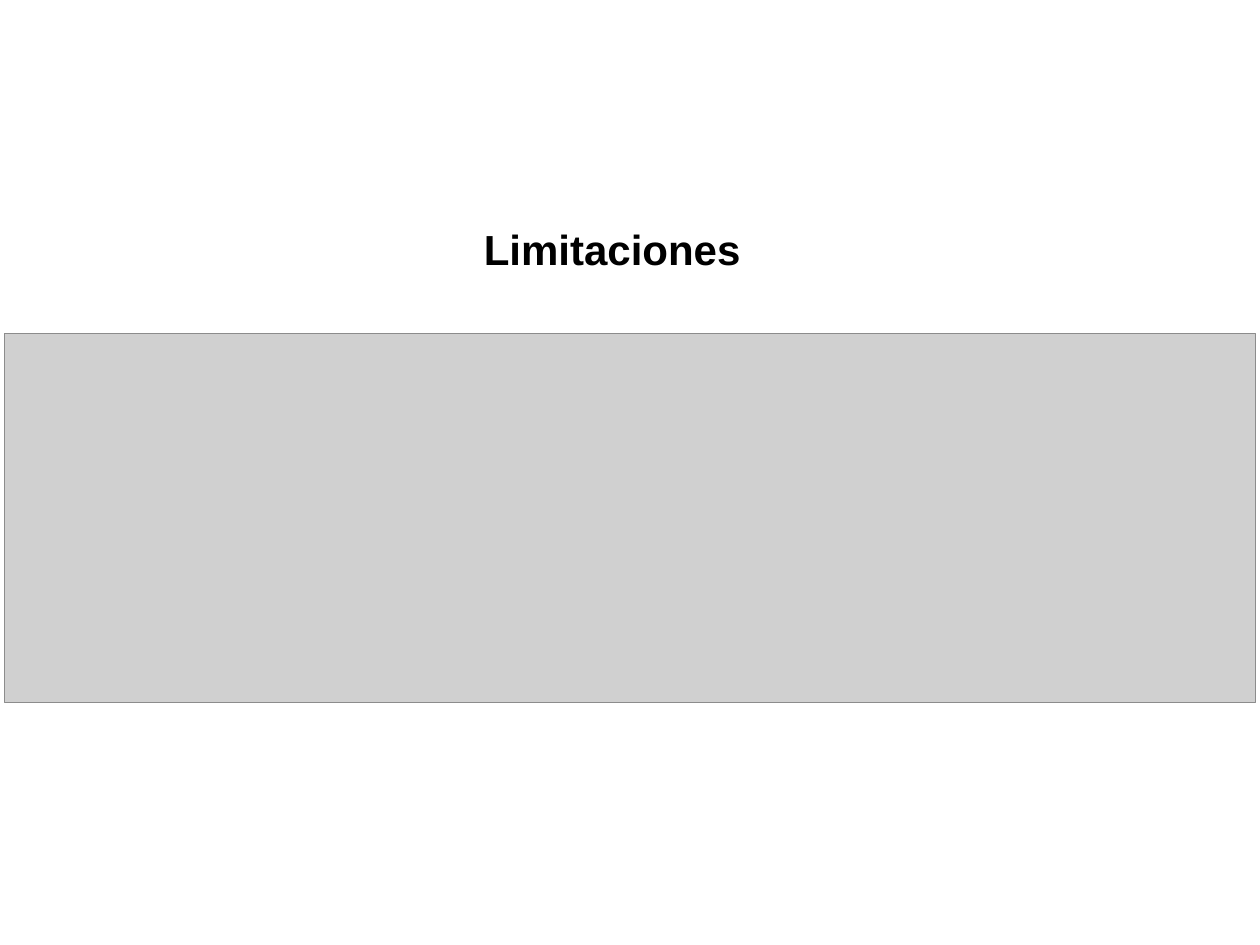
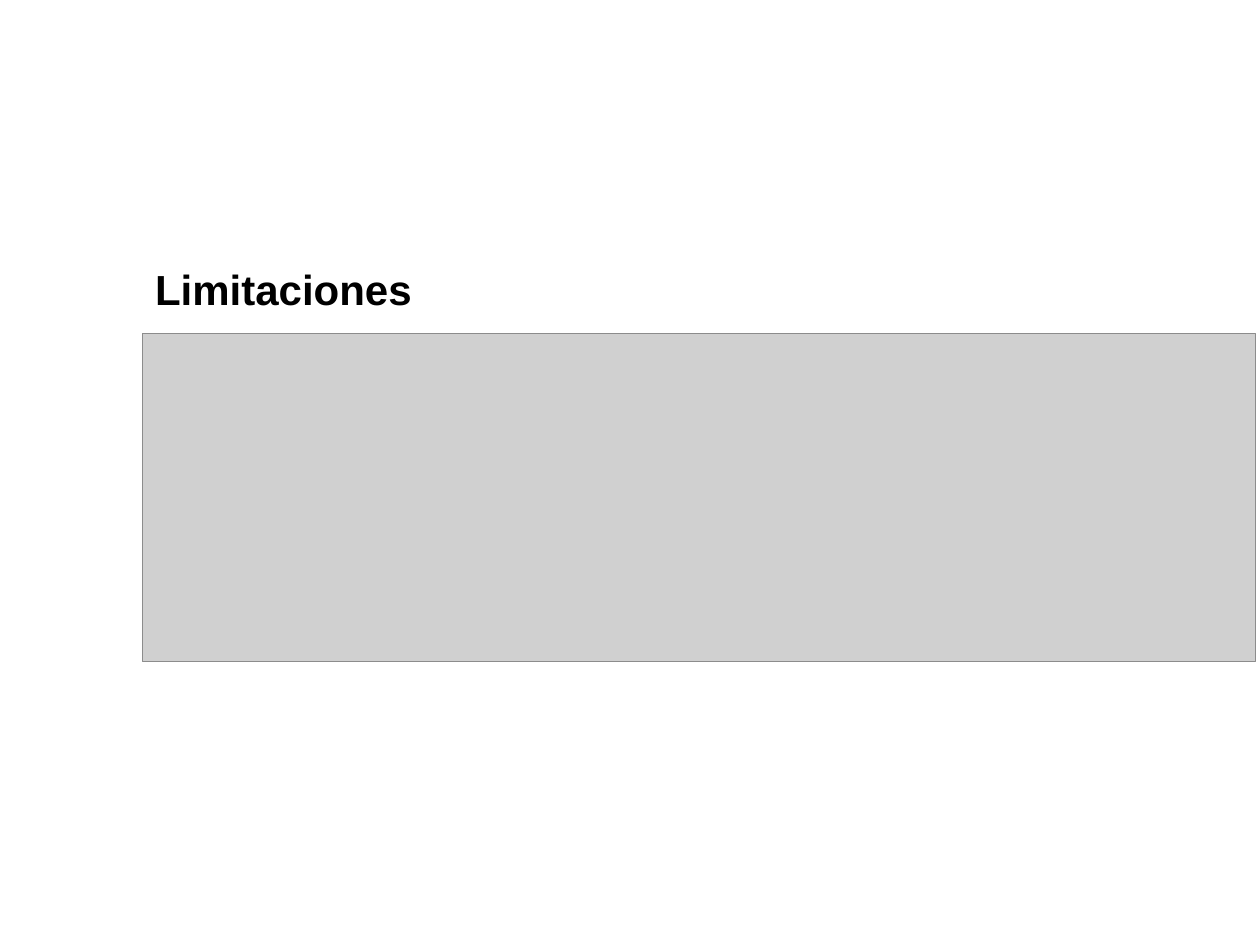
Before and after one commit to VivianCabanzo/Taller2_Predicting-Poverty, a slide deck: slide 5 of Presentaciones/othermodels_equipo_08.pptx. Drawn at 1260x945 pixels with LibreOffice and Linux fonts; fonts in the diff are those of the drawing; grey boxes stand for pictures; background and template pictures are left out. Boxes give left, top, right and bottom in pixels: in the first picture for what was removed or moved away, otherwise in the second. Text is boxed around its words. In the diff, an @@ line names an element or a change of style, - is before the commit and + after.

```diff
--- a/Presentaciones/othermodels_equipo_08.pptx
+++ b/Presentaciones/othermodels_equipo_08.pptx
@@ title "Limitaciones": place and size @@
-title "Limitaciones" at box(484, 234, 741, 266)
+title "Limitaciones" at box(155, 274, 412, 306)
@@ picture: place and size @@
-picture at box(5, 334, 1256, 703)
+picture at box(142, 334, 1255, 662)
```
Also in this commit, not shown: 4 other slides changed.
